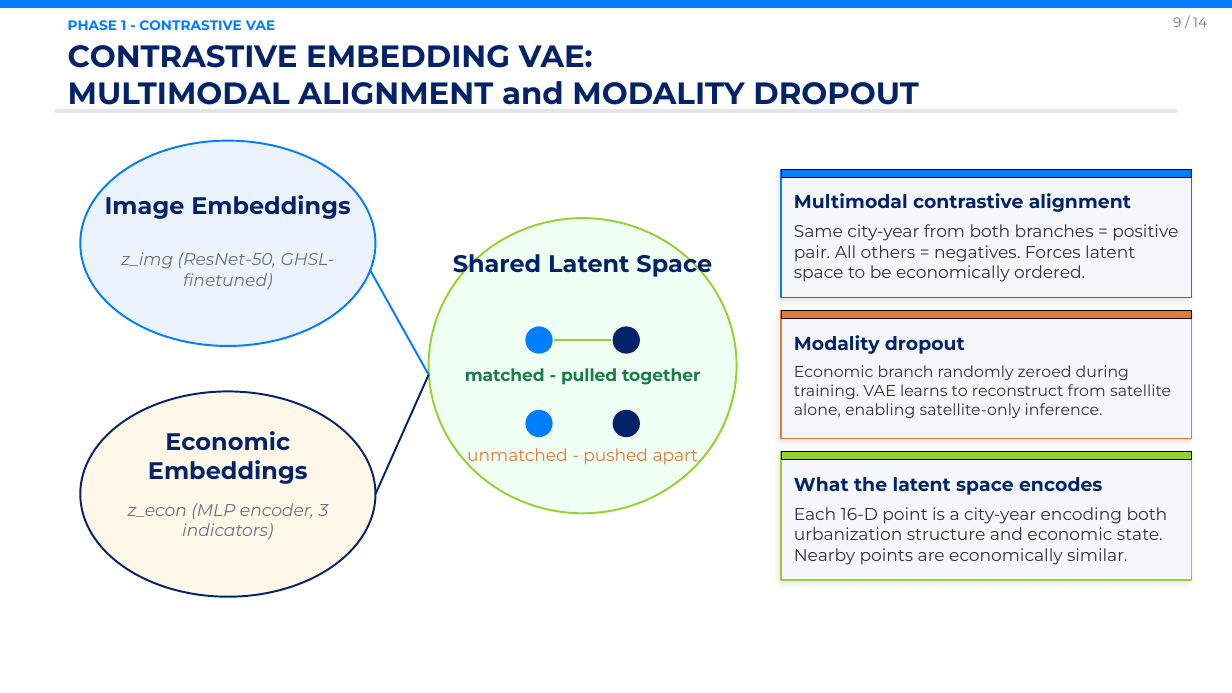
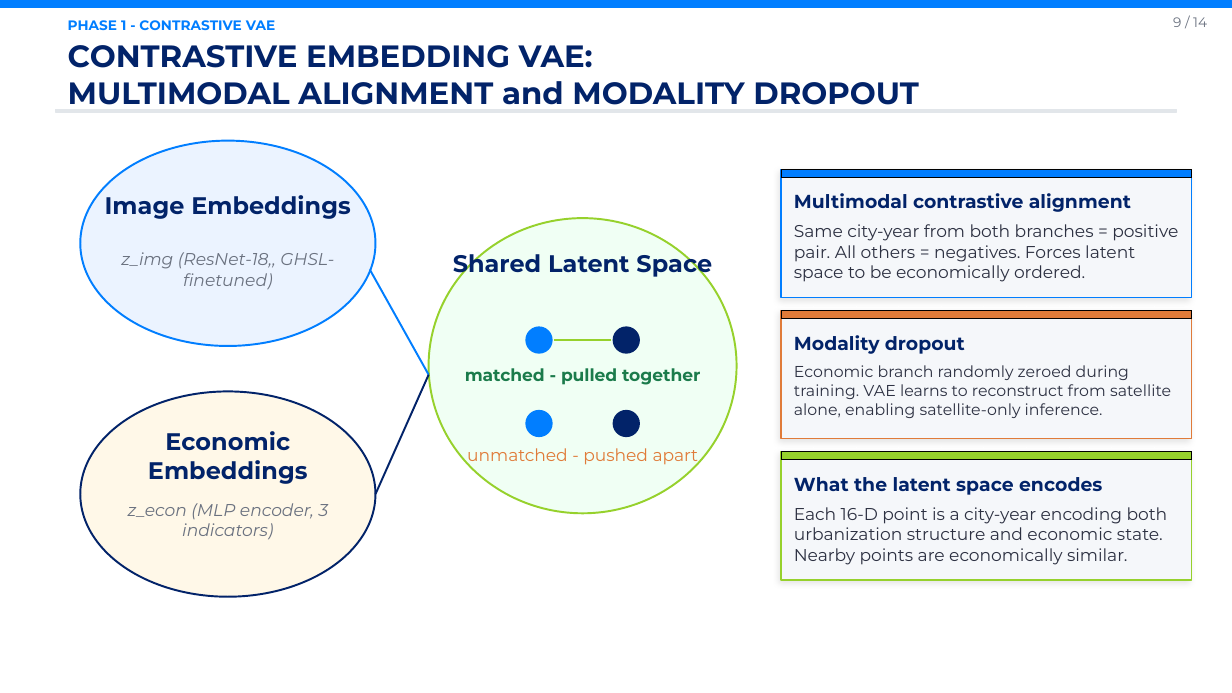
Before and after one commit to cathyliu0510/209b_Final_Project, a slide deck: slide 9 of cs1090b_ms4_presentation_group12.pptx. Drawn at 1232x693 pixels with LibreOffice and Linux fonts; fonts in the diff are those of the drawing; background and template pictures are left out. Boxes give left, top, right and bottom in pixels: in the first picture for what was removed or moved away, otherwise in the second. Text is boxed around its words. In the diff, an @@ line names an element or a change of style, - is before the commit and + after.

```diff
--- a/cs1090b_ms4_presentation_group12.pptx
+++ b/cs1090b_ms4_presentation_group12.pptx
@@ text at [121, 252, 334, 289]: text changed @@
-z_img (ResNet-50, GHSL-finetuned)
+z_img (ResNet-18,, GHSL-finetuned)
```
Also in this commit, not shown: 2 other slides changed.
